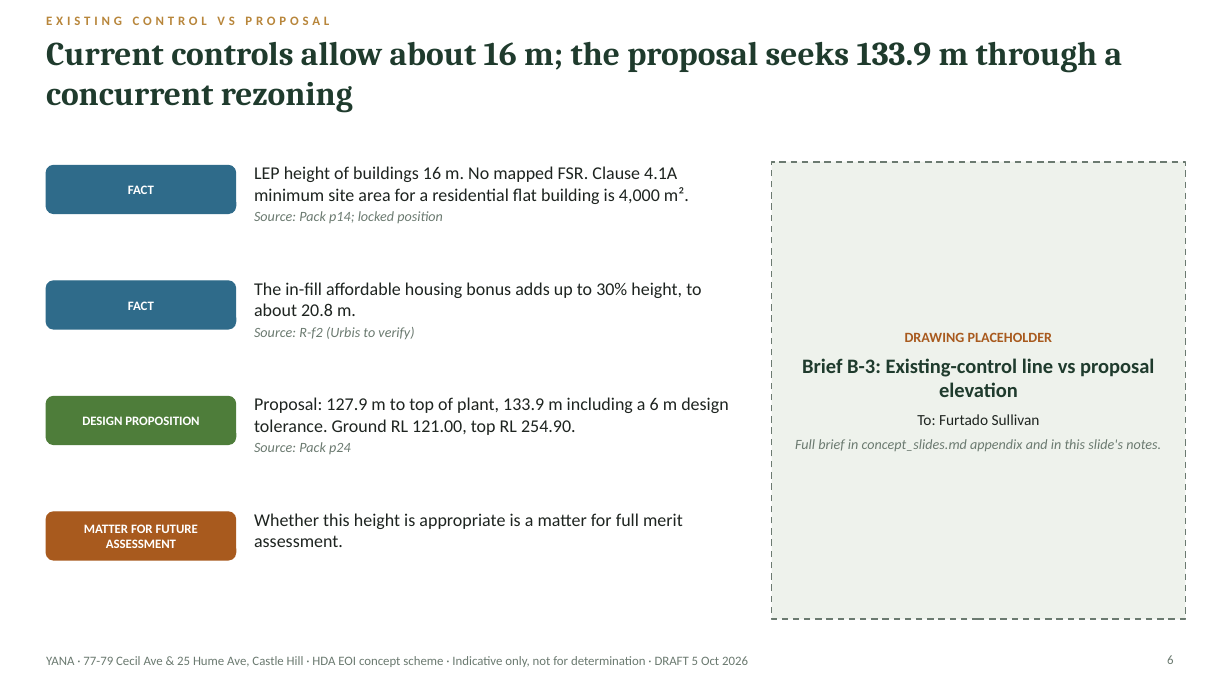
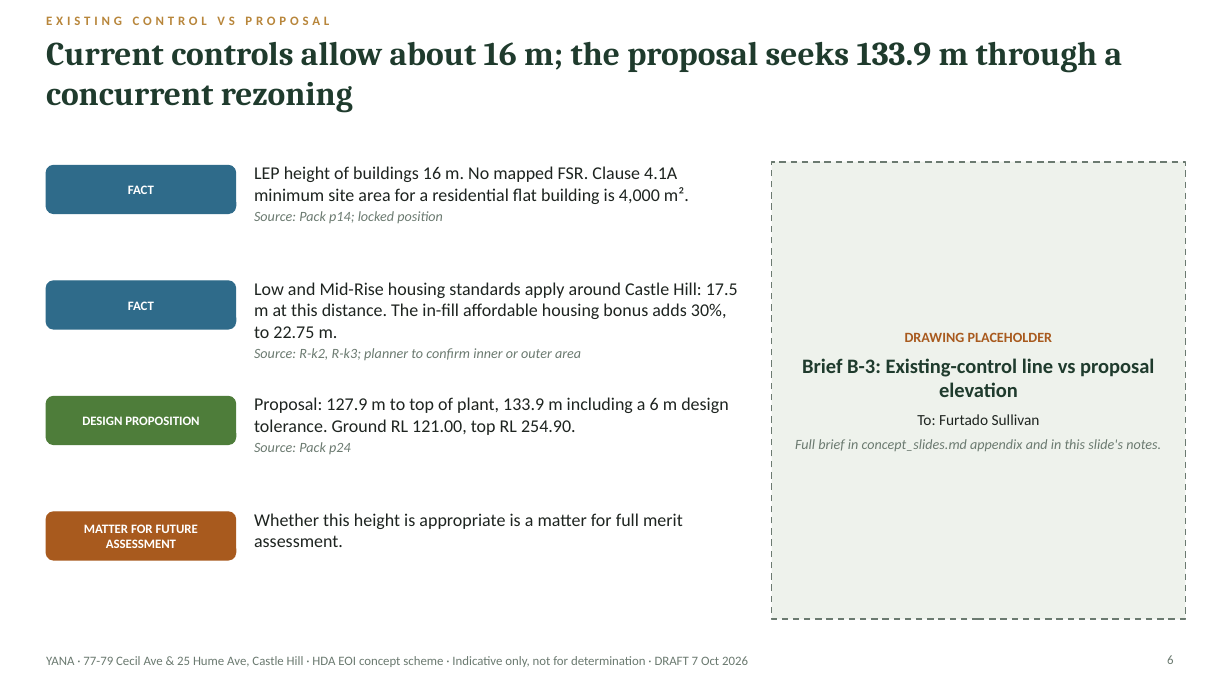
Before and after one commit to iamdrdavid-svg/Yana-Eoi, a slide deck: slide 6 of outputs/concept_slides.pptx. Drawn at 1232x693 pixels with LibreOffice and Linux fonts; fonts in the diff are those of the drawing. Boxes give left, top, right and bottom in pixels: in the first picture for what was removed or moved away, otherwise in the second. Text is boxed around its words. In the diff, an @@ line names an element or a change of style, - is before the commit and + after.

```diff
--- a/outputs/concept_slides.pptx
+++ b/outputs/concept_slides.pptx
@@ text at bbox=[254, 282, 738, 360]: text changed @@
-The in-fill affordable housing bonus adds up to 30% height, to about 20.8 m.
-Source: R-f2 (Urbis to verify)
+Low and Mid-Rise housing standards apply around Castle Hill: 17.5 m at this distance. The in-fill affordable housing bonus adds 30%, to 22.75 m.
+Source: R-k2, R-k3; planner to confirm inner or outer area
@@ text at bbox=[46, 656, 748, 667]: text changed @@
-YANA · 77-79 Cecil Ave & 25 Hume Ave, Castle Hill · HDA EOI concept scheme · Indicative only, not for determination · DRAFT 5 Oct 2026
+YANA · 77-79 Cecil Ave & 25 Hume Ave, Castle Hill · HDA EOI concept scheme · Indicative only, not for determination · DRAFT 7 Oct 2026
```
Also in this commit, not shown: 12 other slides changed, 12 other files.
